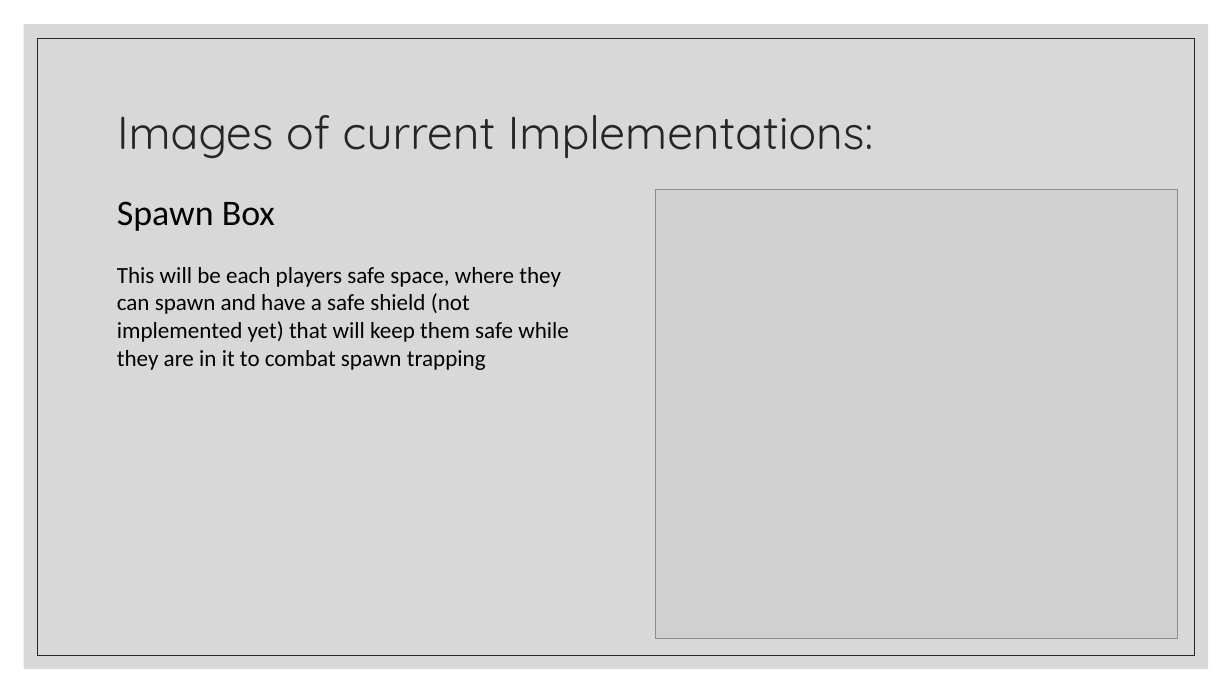
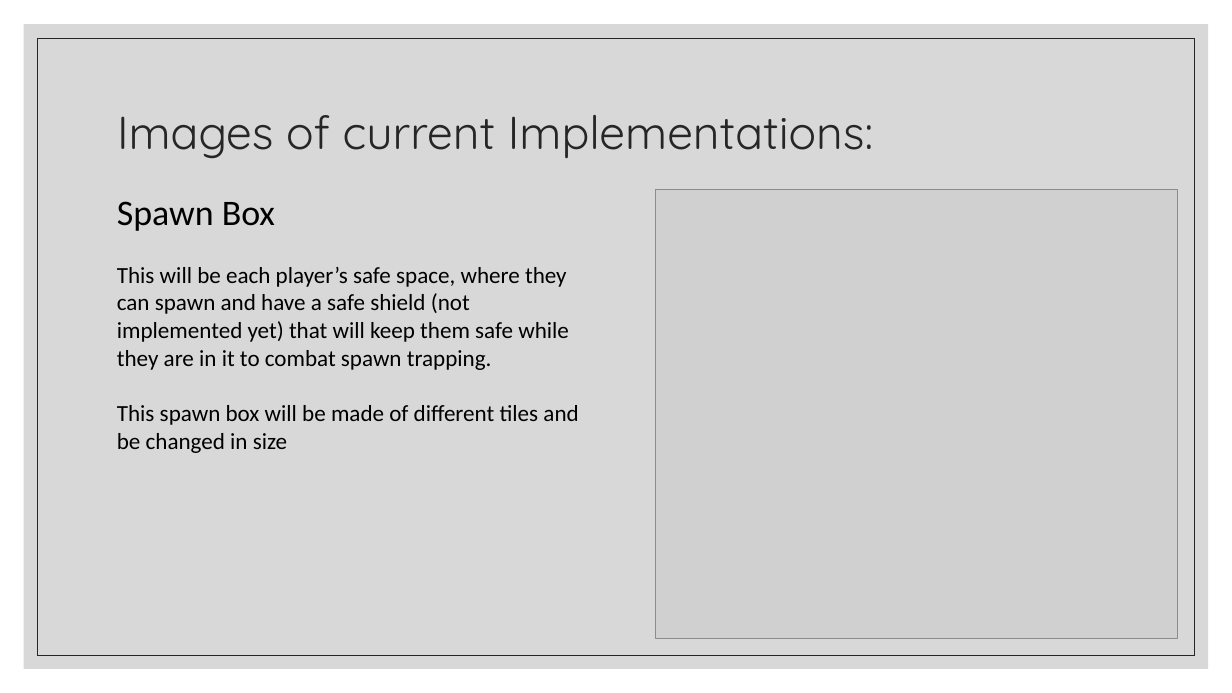
Before and after one commit to AndrewGreenslade/Cavebound, a slide deck: slide 8 of Documents/Cavebound presentation - fyp.pptx (slide 7 before the commit). Drawn at 1232x693 pixels with LibreOffice and Linux fonts; fonts in the diff are those of the drawing; grey boxes stand for pictures. Boxes give left, top, right and bottom in pixels: in the first picture for what was removed or moved away, otherwise in the second. Text is boxed around its words. In the diff, an @@ line names an element or a change of style, - is before the commit and + after.

```diff
--- a/Documents/Cavebound presentation - fyp.pptx
+++ b/Documents/Cavebound presentation - fyp.pptx
@@ text at (117,267,578,453): text changed @@
-This will be each players safe space, where they can spawn and have a safe shield (not implemented yet) that will keep them safe while they are in it to combat spawn trapping
+This will be each player’s safe space, where they can spawn and have a safe shield (not implemented yet) that will keep them safe while they are in it to combat spawn trapping.
+This spawn box will be made of different tiles and be changed in size
```
Also in this commit, not shown: 1 other slide changed, 2 slides added.
